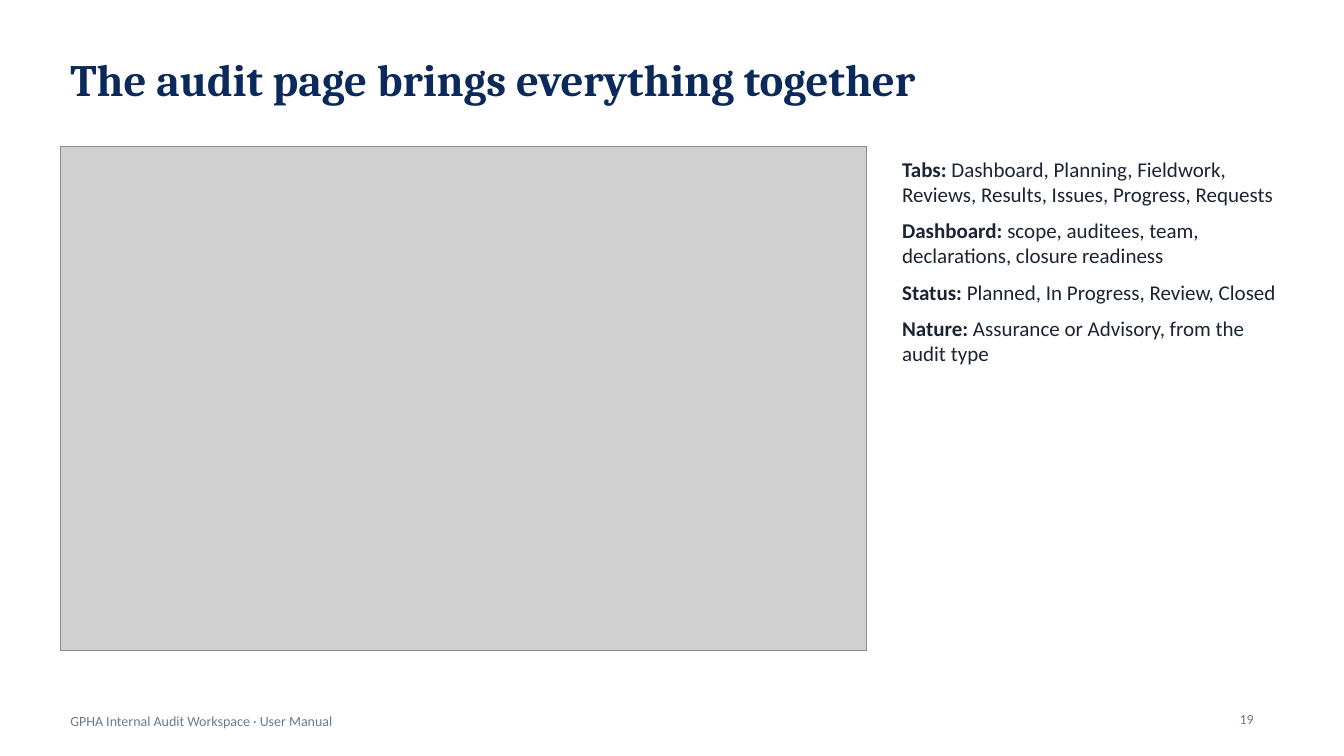
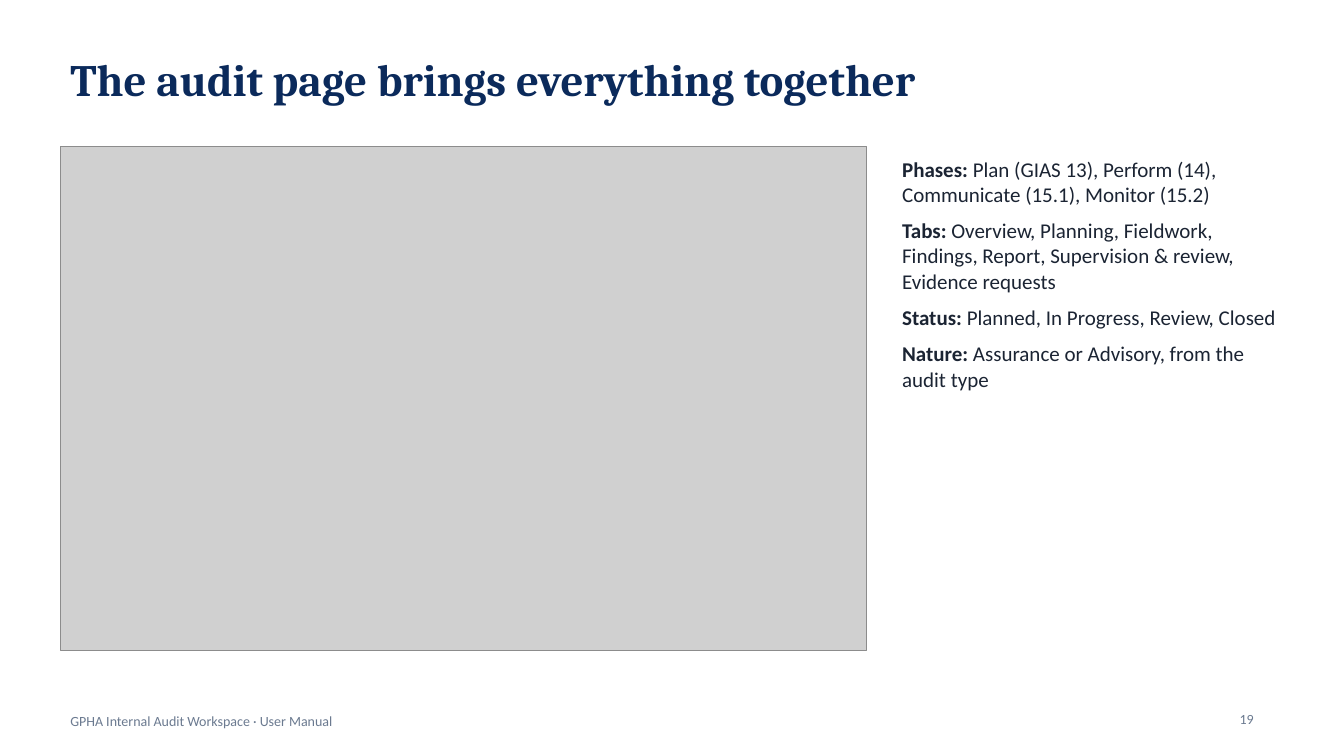
Before and after one commit to kotcdw/GPHAIAWORKSPACE, a slide deck: slide 19 of docs/Usermanual.pptx. Drawn at 1344x756 pixels with LibreOffice and Linux fonts; fonts in the diff are those of the drawing; grey boxes stand for pictures. Boxes give left, top, right and bottom in pixels: in the first picture for what was removed or moved away, otherwise in the second. Text is boxed around its words. In the diff, an @@ line names an element or a change of style, - is before the commit and + after.

```diff
--- a/docs/Usermanual.pptx
+++ b/docs/Usermanual.pptx
@@ text at (902, 162, 1233, 293): text changed @@
-• Tabs: Dashboard, Planning, Fieldwork, Reviews, Results, Issues, Progress, Requests
-• Dashboard: scope, auditees, team, declarations, closure readiness
+• Phases: Plan (GIAS 13), Perform (14), Communicate (15.1), Monitor (15.2)
+• Tabs: Overview, Planning, Fieldwork, Findings, Report, Supervision & review, Evidence requests
```
Also in this commit, not shown: 1 other slide changed, 16 other files.
